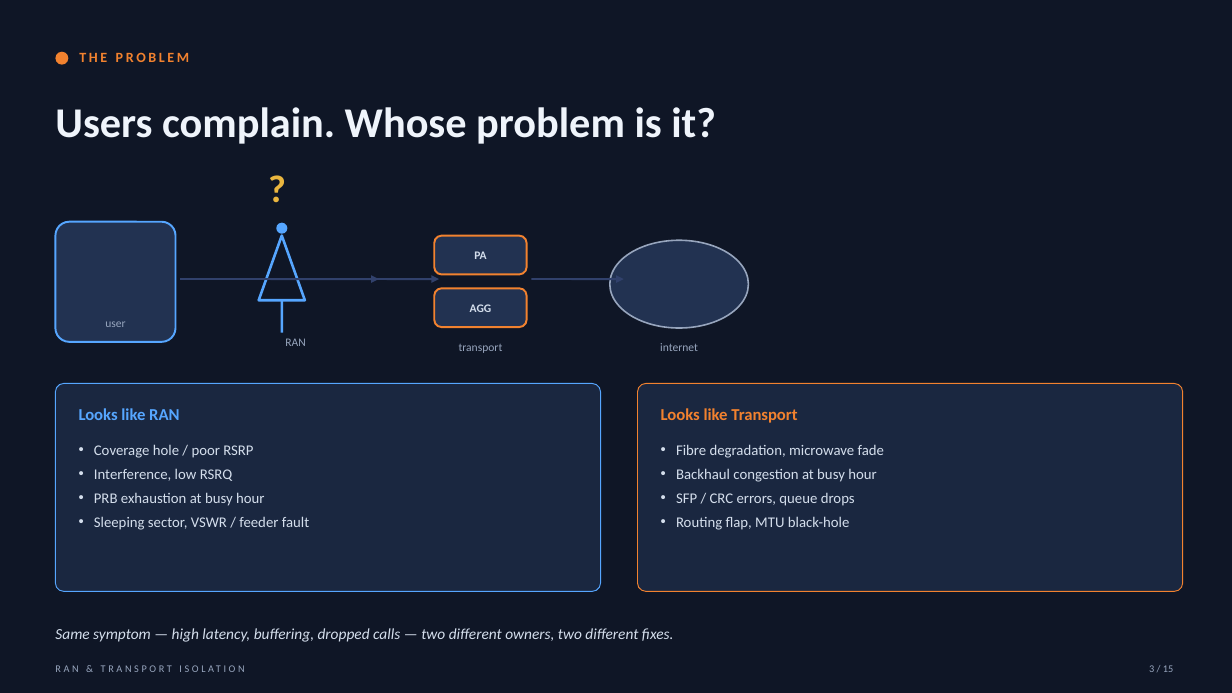
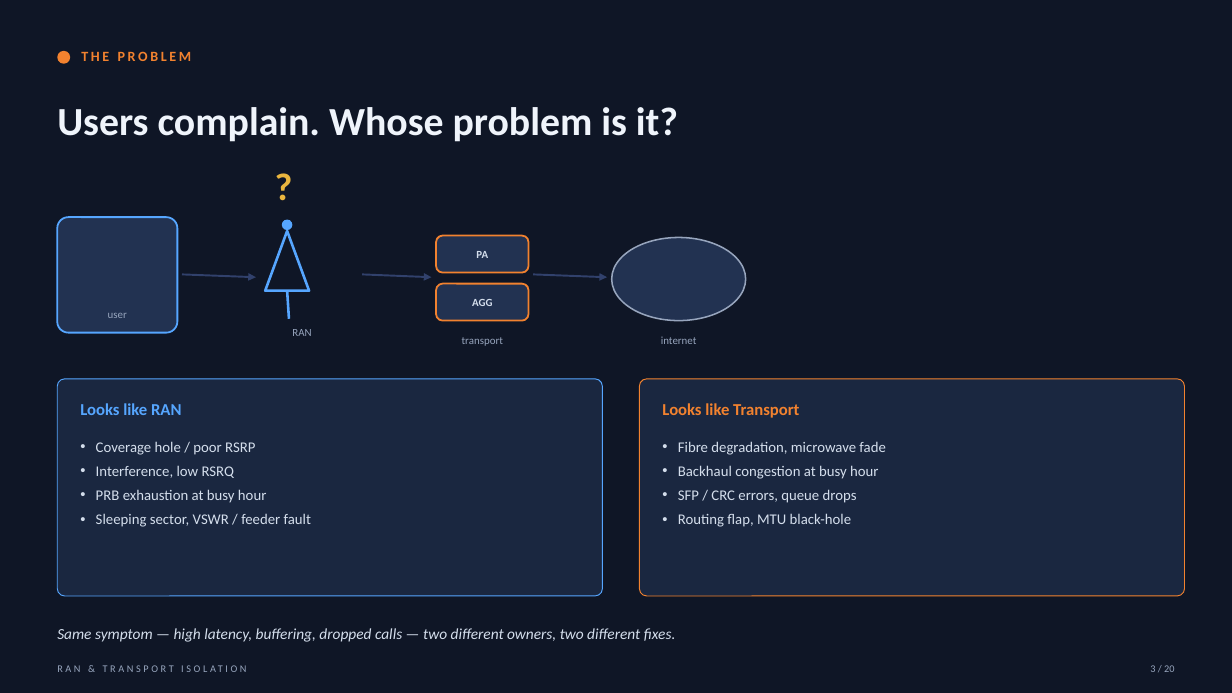
Before and after one commit to manjunathsept11/ran-transport-isolation, a slide deck: slide 3 of docs/RAN_Transport_Isolation.pptx. Drawn at 1232x693 pixels with LibreOffice and Linux fonts; fonts in the diff are those of the drawing. Boxes give left, top, right and bottom in pixels: in the first picture for what was removed or moved away, otherwise in the second. Text is boxed around its words. In the diff, an @@ line names an element or a change of style, - is before the commit and + after.

```diff
--- a/docs/RAN_Transport_Isolation.pptx
+++ b/docs/RAN_Transport_Isolation.pptx
@@ text "Users complain. Whose problem is ..." at bbox=[57, 107, 678, 142]: size 33 to 31 pt @@
@@ text "?": place and size @@
-text "?" at bbox=[245, 155, 310, 220]
+text "?" at bbox=[251, 152, 316, 217]
@@ rounded rectangle: place and size @@
-rounded rectangle at bbox=[55, 222, 176, 342]
+rounded rectangle at bbox=[57, 217, 177, 333]
@@ rounded rectangle at bbox=[57, 217, 177, 333]: outline #56A6FF 1.5 pt to #56A6FF 1.4 pt; proportions changed @@
@@ triangle: place and size @@
-triangle at bbox=[259, 236, 305, 300]
+triangle at bbox=[265, 231, 309, 291]
@@ triangle at bbox=[265, 231, 309, 291]: fill none to #0F1626 @@
@@ ellipse: place and size @@
-ellipse at bbox=[276, 223, 287, 234]
+ellipse at bbox=[282, 220, 292, 230]
@@ rounded rectangle at bbox=[436, 236, 529, 273]: outline #F2822F 1.5 pt to #F2822F 1.4 pt; proportions changed @@
@@ ellipse: place and size @@
-ellipse at bbox=[610, 240, 749, 328]
+ellipse at bbox=[612, 238, 746, 321]
@@ ellipse at bbox=[612, 238, 746, 321]: outline #97A5BD 1.25 pt to #97A5BD 1.2 pt @@
@@ arrow moved from (180, 279) - (379, 279) to (182, 274) - (256, 277) @@
@@ line moved from (282, 300) - (282, 333) to (287, 291) - (289, 319) @@
@@ arrow moved from (347, 279) - (439, 279) to (362, 274) - (432, 277) @@
@@ 3 texts, 1 rounded rectangle: place and size @@
-3 texts, 1 rounded rectangle at bbox=[79, 288, 797, 423]
+3 texts, 1 rounded rectangle at bbox=[80, 284, 799, 418]
@@ rounded rectangle at bbox=[436, 284, 529, 321]: outline #F2822F 1.5 pt to #F2822F 1.4 pt; proportions changed @@
@@ arrow moved from (531, 279) - (624, 279) to (533, 274) - (607, 277) @@
@@ text "user": place and size @@
-text "user" at bbox=[105, 321, 125, 327]
+text "user" at bbox=[108, 313, 127, 318]
@@ size 9 to 8.5 pt in 6 elements at bbox=[476, 251, 488, 258], bbox=[462, 337, 503, 346], bbox=[472, 299, 492, 306], bbox=[108, 313, 127, 318], bbox=[661, 337, 697, 344], bbox=[292, 329, 311, 336] @@
@@ text "RAN": place and size @@
-text "RAN" at bbox=[285, 338, 305, 346]
+text "RAN" at bbox=[292, 329, 311, 336]
@@ rounded rectangle: place and size @@
-rounded rectangle at bbox=[55, 384, 601, 592]
+rounded rectangle at bbox=[57, 379, 603, 596]
@@ rounded rectangle at bbox=[57, 379, 603, 596]: proportions changed @@
@@ rounded rectangle at bbox=[640, 379, 1185, 596]: proportions changed @@
@@ rounded rectangle: place and size @@
-rounded rectangle at bbox=[638, 384, 1183, 592]
+rounded rectangle at bbox=[640, 379, 1185, 596]
@@ text at bbox=[1150, 665, 1174, 672]: text changed @@
-3 / 15
+3 / 20
```
Also in this commit, not shown: 12 other slides changed, 7 slides added, 2 slides removed, 2 other files.
